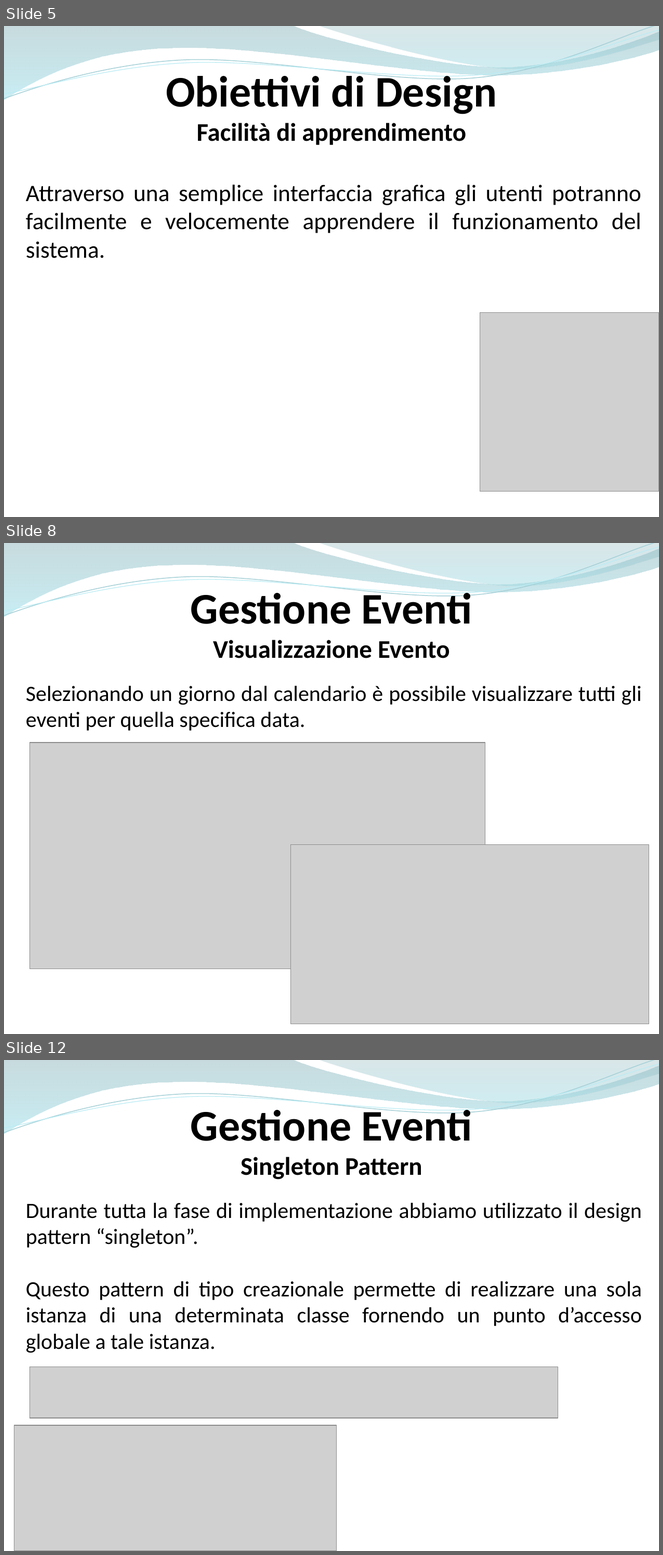
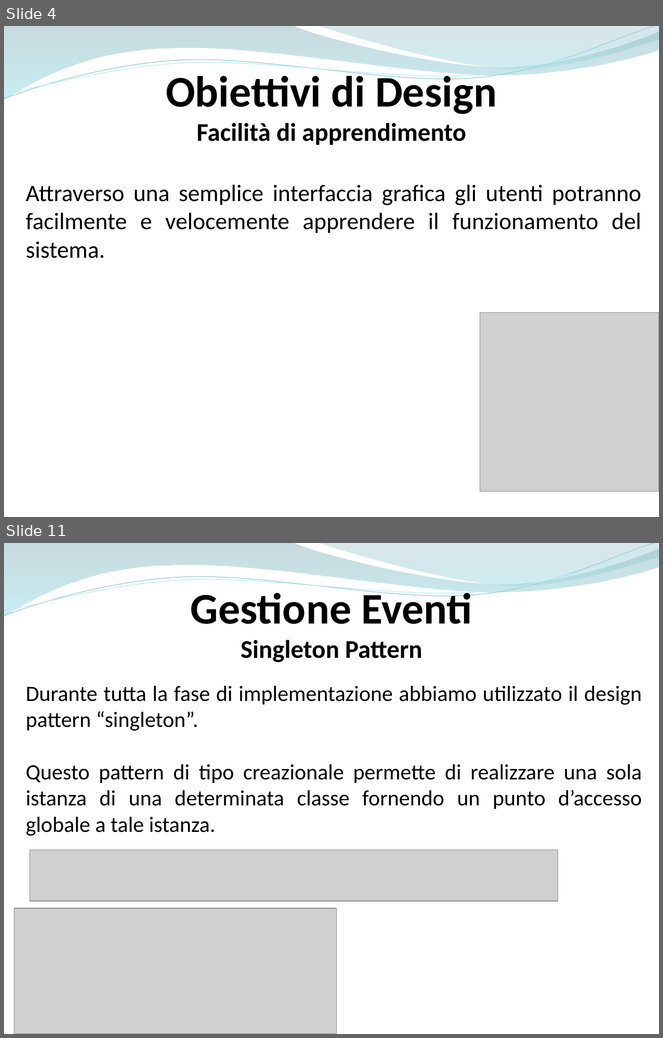
Before and after one commit to ammirate/at-silo, a slide deck: Presentazione/Atsilo2/Luca/Luca_PresentazioneFinale.pptx. Shown one above the other, each under a label of ours: slides 5, 8 and 12 before the commit, slides 4 and 11 after it; the slides between them are not shown. The pictures are 663x1555 and 663x1038 pixels, drawn with LibreOffice and Linux fonts; fonts in the diff are those of the drawing; grey boxes stand for pictures. Boxes give left, top, right and bottom in pixels: in the first picture for what was removed or moved away, otherwise in the second. Text is boxed around its words. In the diff, an @@ line names an element or a change of style, - is before the commit and + after.

```diff
--- a/Presentazione/Atsilo2/Luca/Luca_PresentazioneFinale.pptx
+++ b/Presentazione/Atsilo2/Luca/Luca_PresentazioneFinale.pptx
@@ slide 8 removed at [4, 543, 659, 1034], background #FFFFFF; not listed: 4 template elements that a slide beside it also shows @@
@@ text removed at [191, 588, 472, 658] @@
-Gestione Eventi
-Visualizzazione Evento
@@ text removed at [26, 685, 642, 731] @@
-Selezionando un giorno dal calendario è possibile visualizzare tutti gli eventi per quella specifica data.
@@ picture removed at [29, 743, 485, 969] @@
@@ picture removed at [291, 845, 649, 1025] @@
@@ what was slide 5 is now slide 4 @@
@@ what was slide 12 is now slide 11 @@
```
Also in this commit, not shown: 4 slides changed, 4 slides added, 4 other slides removed.
